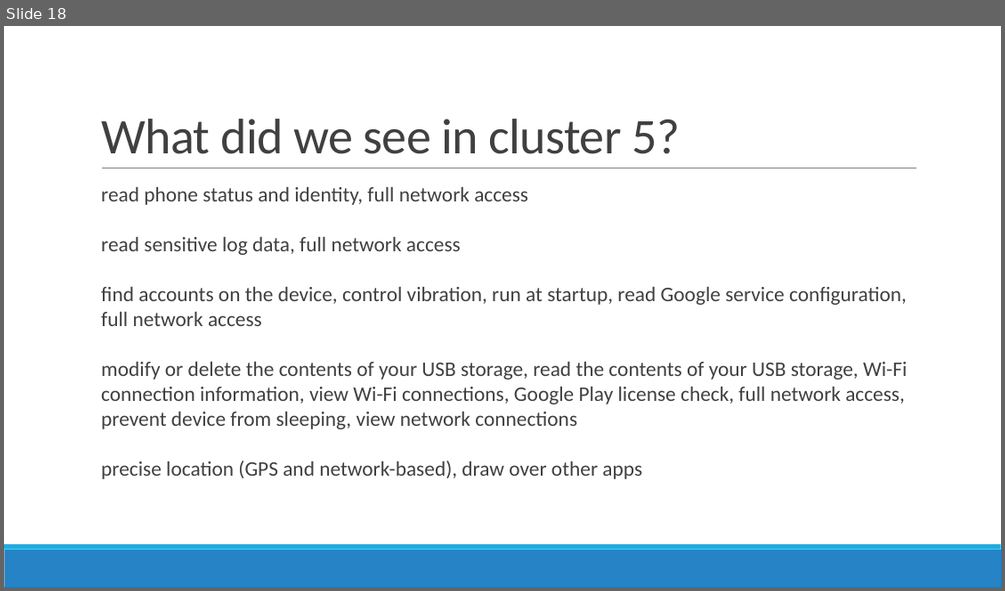
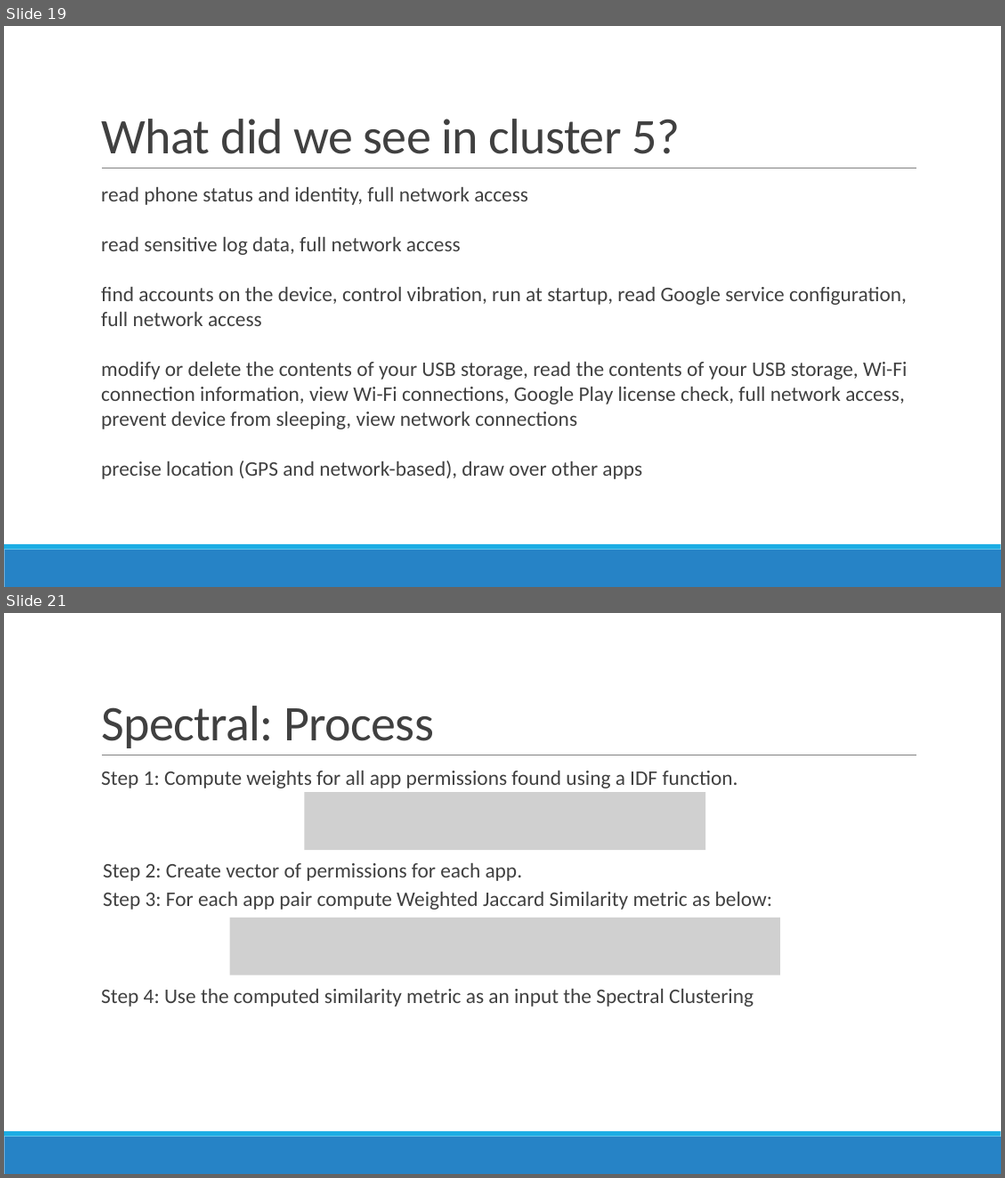
Before and after one commit to prajitdas/AndroidAnalytics, a slide deck: documentation/presentations/Google Play Store - Prajit.pptx. Shown one above the other, each under a label of ours: slide 18 before the commit, slides 19 and 21 after it; the slides between them are not shown. The pictures are 1005x591 and 1005x1178 pixels, drawn with LibreOffice and Linux fonts; fonts in the diff are those of the drawing; grey boxes stand for pictures. Boxes give left, top, right and bottom in pixels: in the first picture for what was removed or moved away, otherwise in the second. Text is boxed around its words. In the diff, an @@ line names an element or a change of style, - is before the commit and + after.

```diff
--- a/documentation/presentations/Google Play Store - Prajit.pptx
+++ b/documentation/presentations/Google Play Store - Prajit.pptx
@@ slide 21 added at [4, 613, 1001, 1174], background #FFFFFF; not listed: 3 template elements that a slide beside it also shows @@
@@ title added at [101, 706, 434, 748], 48 pt, text #404040 @@
+Spectral: Process
@@ text added at [101, 771, 772, 1006], 20 pt, text #404040 @@
+  Step 1: Compute weights for all app permissions found using a IDF function.
+  Step 2: Create vector of permissions for each app.
+  Step 3: For each app pair compute Weighted Jaccard Similarity metric as below:
+  Step 4: Use the computed similarity metric as an input the Spectral Clustering
@@ picture added at [305, 793, 706, 850] @@
@@ picture added at [230, 917, 780, 975] @@
@@ what was slide 18 is now slide 19 @@
```
Also in this commit, not shown: 10 slides changed, 6 other slides added, 3 slides removed, 4 other files.
